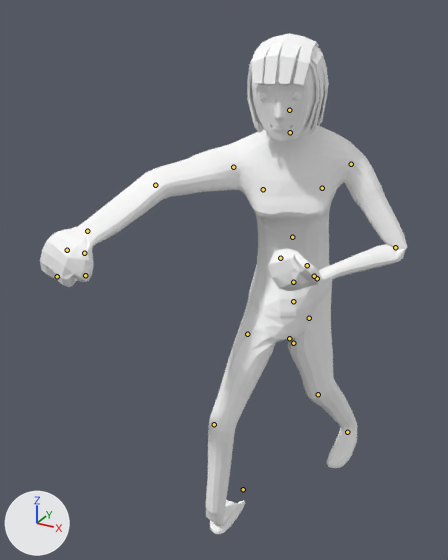
The glTF model frontend/assets/models3d/packs/quaternius-fbx/smooth_female_casual.glb: old version first, new version second.
One viewpoint serves both versions: a 50 mm lens placed at (0.74, -2.07, 1.78), pointed at (-0.24, -0.29, 0.9). Lighting does not change. The marker at lower left points along +X, +Y and +Z. The picture after the commit comes second. Both versions are drawn at frame 9 of the action 'attack'; the numbers are the values there. The bones that change, and the others that lie on the model, are drawn over the model as lines.

Objects in the first picture: 'Female'.
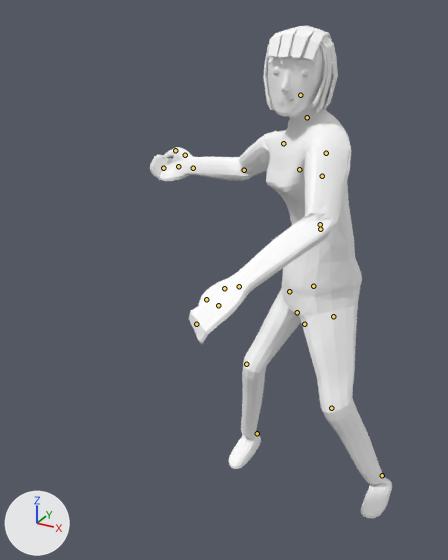
Diff of the bpy script that builds the scene:
```diff
--- a/frontend/assets/models3d/packs/quaternius-fbx/smooth_female_casual.glb.py
+++ b/frontend/assets/models3d/packs/quaternius-fbx/smooth_female_casual.glb.py
@@ bone_footr @@
 bone_footr = bpy.data.objects['HumanArmature'].pose.bones['FootR']  # child of 'Bone'
-bone_footr.location = (0.0, 0.867, 0.028)
+bone_footr.location = (0.268, 0.0, 0.0)
@@ bone_body @@
 bone_body = bpy.data.objects['HumanArmature'].pose.bones['Body']  # child of 'Bone'
-bone_body.location = (0.045, -0.328, 0.476)
-bone_body.rotation_quaternion = (0.899, 0.028, 0.436, 0.015)  # degrees (6, 52, 5)
+bone_body.location = (-0.077, -0.303, 0.018)
+bone_body.rotation_quaternion = (0.975, 0.012, -0.223, -0.014)  # degrees (2, -26, -2)
@@ bone_hips @@
 bone_hips = bpy.data.objects['HumanArmature'].pose.bones['Hips']  # child of 'Body'
-bone_hips.location = (0.136, 0.0, -0.047)
-bone_hips.rotation_quaternion = (0.964, -0.013, -0.263, -0.041)  # degrees (0, -31, -5)
+bone_hips.location = (0.0, 0.0, 0.0)
+bone_hips.rotation_quaternion = (1.0, 0.0, 0.0, 0.0)  # degrees (0, 0, 0)
@@ bone_torso @@
 bone_torso = bpy.data.objects['HumanArmature'].pose.bones['Torso']  # child of 'Abdomen'
-bone_torso.rotation_quaternion = (0.983, 0.184, 0.0, 0.001)  # degrees (21, 0, 0)
+bone_torso.rotation_quaternion = (0.971, 0.153, -0.172, 0.066)  # degrees (17, -21, 5)
@@ bone_head @@
 bone_head = bpy.data.objects['HumanArmature'].pose.bones['Head']  # child of 'Neck'
-bone_head.rotation_quaternion = (0.991, -0.11, -0.078, 0.007)  # degrees (-13, -9, 2)
+bone_head.rotation_quaternion = (0.886, -0.134, 0.428, -0.114)  # degrees (-29, 47, -28)
@@ bone_upperarml @@
 bone_upperarml = bpy.data.objects['HumanArmature'].pose.bones['UpperArmL']  # child of 'ShoulderL'
-bone_upperarml.rotation_quaternion = (0.849, -0.456, -0.158, -0.214)  # degrees (-53, -28, -14)
+bone_upperarml.rotation_quaternion = (0.856, -0.36, -0.323, -0.184)  # degrees (-43, -43, -6)
@@ bone_lowerarml @@
 bone_lowerarml = bpy.data.objects['HumanArmature'].pose.bones['LowerArmL']  # child of 'UpperArmL'
-bone_lowerarml.rotation_quaternion = (0.548, -0.744, -0.309, -0.228)  # degrees (-114, -43, 17)
+bone_lowerarml.rotation_quaternion = (0.857, -0.127, 0.338, -0.367)  # degrees (-32, 29, -55)
@@ bone_thumb1l @@
 bone_thumb1l = bpy.data.objects['HumanArmature'].pose.bones['Thumb1L']  # child of 'PalmL'
-bone_thumb1l.rotation_quaternion = (0.899, 0.15, -0.288, -0.296)  # degrees (29, -25, -43)
+bone_thumb1l.rotation_quaternion = (0.955, -0.089, -0.12, -0.256)  # degrees (-7, -16, -29)
@@ bone_thumb2l @@
 bone_thumb2l = bpy.data.objects['HumanArmature'].pose.bones['Thumb2L']  # child of 'Thumb1L'
-bone_thumb2l.rotation_quaternion = (0.853, -0.219, -0.05, 0.472)  # degrees (-25, 7, 56)
+bone_thumb2l.rotation_quaternion = (0.982, 0.085, -0.037, 0.163)  # degrees (9, -6, 18)
@@ bone_middlehandl @@
 bone_middlehandl = bpy.data.objects['HumanArmature'].pose.bones['MiddleHandL']  # child of 'PalmL'
-bone_middlehandl.rotation_quaternion = (0.793, -0.601, 0.095, -0.031)  # degrees (-75, 6, -9)
+bone_middlehandl.rotation_quaternion = (1.0, 0.0, 0.0, 0.0)  # degrees (0, 0, 0)
@@ bone_fingersl @@
 bone_fingersl = bpy.data.objects['HumanArmature'].pose.bones['FingersL']  # child of 'MiddleHandL'
-bone_fingersl.rotation_quaternion = (0.745, -0.654, 0.068, -0.113)  # degrees (-82, -3, -15)
+bone_fingersl.rotation_quaternion = (0.817, -0.569, 0.048, -0.083)  # degrees (-70, -1, -11)
@@ bone_upperarmr @@
 bone_upperarmr = bpy.data.objects['HumanArmature'].pose.bones['UpperArmR']  # child of 'ShoulderR'
-bone_upperarmr.rotation_quaternion = (0.927, 0.124, -0.026, 0.354)  # degrees (12, -8, 41)
+bone_upperarmr.rotation_quaternion = (0.778, -0.271, 0.554, 0.122)  # degrees (-50, 68, -17)
@@ bone_lowerarmr @@
 bone_lowerarmr = bpy.data.objects['HumanArmature'].pose.bones['LowerArmR']  # child of 'UpperArmR'
-bone_lowerarmr.rotation_quaternion = (0.976, -0.039, 0.052, 0.206)  # degrees (-3, 7, 24)
+bone_lowerarmr.rotation_quaternion = (0.86, -0.118, 0.48, 0.13)  # degrees (-9, 59, 12)
@@ bone_middlehandr @@
 bone_middlehandr = bpy.data.objects['HumanArmature'].pose.bones['MiddleHandR']  # child of 'PalmR'
-bone_middlehandr.rotation_quaternion = (0.831, -0.541, -0.002, -0.13)  # degrees (-65, -8, -12)
+bone_middlehandr.rotation_quaternion = (0.996, 0.009, 0.043, -0.074)  # degrees (1, 5, -9)
@@ bone_fingersr @@
 bone_fingersr = bpy.data.objects['HumanArmature'].pose.bones['FingersR']  # child of 'MiddleHandR'
-bone_fingersr.rotation_quaternion = (0.615, -0.768, -0.14, -0.112)  # degrees (-103, -20, 5)
+bone_fingersr.rotation_quaternion = (0.854, -0.519, -0.013, 0.04)  # degrees (-63, 1, 5)
@@ bone_thumb2r @@
 bone_thumb2r = bpy.data.objects['HumanArmature'].pose.bones['Thumb2R']  # child of 'Thumb1R'
-bone_thumb2r.rotation_quaternion = (0.899, -0.434, -0.053, 0.034)  # degrees (-52, -4, 6)
+bone_thumb2r.rotation_quaternion = (0.967, -0.241, 0.016, 0.079)  # degrees (-28, 4, 8)
@@ bone_upperlegr @@
 bone_upperlegr = bpy.data.objects['HumanArmature'].pose.bones['UpperLegR']  # child of 'Body'
-bone_upperlegr.rotation_quaternion = (0.846, -0.293, 0.392, 0.213)  # degrees (-32, 52, 12)
+bone_upperlegr.rotation_quaternion = (0.944, -0.299, -0.138, 0.005)  # degrees (-36, -15, 5)
@@ bone_lowerlegr @@
 bone_lowerlegr = bpy.data.objects['HumanArmature'].pose.bones['LowerLegR']  # child of 'UpperLegR'
-bone_lowerlegr.rotation_quaternion = (0.969, 0.248, 0.0, 0.0)  # degrees (29, 0, 0)
+bone_lowerlegr.rotation_quaternion = (0.938, 0.346, 0.0, 0.0)  # degrees (40, 0, 0)
@@ bone_upperlegl @@
 bone_upperlegl = bpy.data.objects['HumanArmature'].pose.bones['UpperLegL']  # child of 'Body'
-bone_upperlegl.rotation_quaternion = (0.913, 0.032, 0.406, -0.032)  # degrees (3, 48, -3)
+bone_upperlegl.rotation_quaternion = (0.966, -0.127, -0.109, -0.197)  # degrees (-12, -15, -21)
@@ bone_lowerlegl @@
 bone_lowerlegl = bpy.data.objects['HumanArmature'].pose.bones['LowerLegL']  # child of 'UpperLegL'
-bone_lowerlegl.rotation_quaternion = (0.973, 0.232, 0.0, 0.0)  # degrees (27, 0, 0)
+bone_lowerlegl.rotation_quaternion = (0.957, 0.288, 0.0, 0.0)  # degrees (34, 0, 0)
@@ bone_footl @@
 bone_footl = bpy.data.objects['HumanArmature'].pose.bones['FootL']  # child of 'Bone'
-bone_footl.location = (0.0, -0.512, -0.017)
+bone_footl.location = (-0.539, 0.0, 0.0)
```

Location of each change, (x1, y1, x2, y2) in pixels of the pictures (448 x 560 px):
'Female', posed (34% narrower): before (40, 33, 407, 534); after (150, 26, 392, 518)
bone 'FootR', root to tip: before (243, 489) to (242, 489); after (257, 433) to (257, 433)
bone 'Body', root to tip: before (289, 338) to (289, 338); after (297, 312) to (297, 312)
bone 'Hips', root to tip: before (293, 343) to (293, 342); after (304, 324) to (304, 323)
bone 'Torso', root to tip: before (292, 237) to (292, 236); after (320, 224) to (320, 224)
bone 'Head', root to tip: before (289, 110) to (289, 109); after (300, 95) to (300, 94)
bone 'UpperArmL', root to tip: before (351, 164) to (351, 165); after (326, 153) to (326, 154)
bone 'LowerArmL', root to tip: before (395, 247) to (395, 248); after (320, 229) to (320, 229)
bone 'Thumb1L', root to tip: before (314, 276) to (314, 276); after (224, 288) to (224, 288)
bone 'Thumb2L', root to tip: before (307, 265) to (306, 265); after (206, 299) to (206, 300)
bone 'MiddleHandL', root to tip: before (293, 282) to (293, 282); after (218, 305) to (218, 305)
bone 'FingersL', root to tip: before (280, 258) to (280, 257); after (196, 324) to (196, 324)
bone 'UpperArmR', root to tip: before (233, 167) to (233, 167); after (283, 143) to (283, 144)
bone 'LowerArmR', root to tip: before (155, 185) to (155, 185); after (244, 170) to (243, 170)
bone 'MiddleHandR', root to tip: before (67, 250) to (67, 250); after (178, 166) to (178, 166)
bone 'FingersR', root to tip: before (57, 276) to (57, 276); after (163, 168) to (163, 168)
bone 'Thumb2R', root to tip: before (85, 275) to (85, 275); after (175, 150) to (175, 150)
bone 'UpperLegR', root to tip: before (247, 334) to (247, 334); after (289, 291) to (289, 292)
bone 'LowerLegR', root to tip: before (214, 424) to (214, 425); after (246, 364) to (246, 364)
bone 'UpperLegL', root to tip: before (309, 318) to (309, 319); after (333, 316) to (333, 317)
bone 'LowerLegL', root to tip: before (318, 394) to (318, 395); after (331, 408) to (332, 408)
bone 'FootL', root to tip: before (347, 432) to (347, 432); after (382, 475) to (382, 475)
